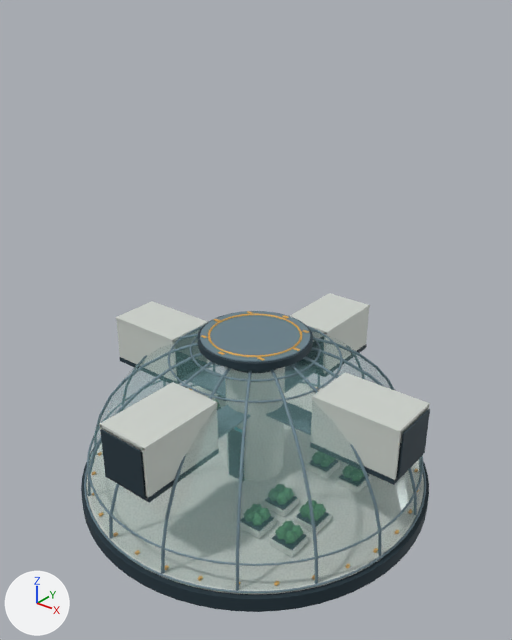
Renders of the glTF model assets/dome-colony/biosphere_d0_lod0.glb from each side of a commit.
The view is the same before and after, from a camera (50 mm lens) standing at (31.0, -38.7, 39.0) and looking at (0.8, -0.8, 15.6). The axes (+X, +Y, +Z) are drawn at lower left. The lights are the same throughout. The older version comes first. Where no turn or scale is listed for an object, it has been applied to the vertices. Vertices at exactly the same position are counted once.

Objects in the first picture: 'BODY', 'PORT_CAP_E', 'PORT_CAP_N'.
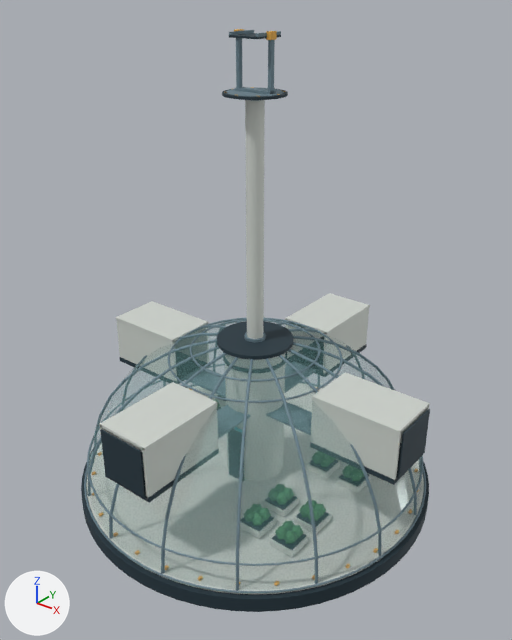
Where the change shows, as pixel boxes (x1, y1, x2, y2) in the pictures (512 x 640 px; the box of a moved part takes in the faces that stretch with it):
'BODY', reshaped (64% taller)
    before: (81, 293, 430, 612)
    after: (81, 87, 430, 612)
'FORK', added (blue)
    after: (234, 29, 277, 94)
'CRADLE', added
    after: (229, 30, 281, 39)
part 1 of me_mesh_0, added (blue)
    after: (217, 321, 293, 360)
part 2 of me_mesh_0, added (blue)
    after: (222, 88, 288, 101)
part 3 of me_mesh_0, deleted
    before: (200, 311, 309, 361)
part 4 of me_mesh_0, moved or reshaped
    before: (197, 311, 313, 371)
    after: (244, 100, 266, 343)

The change in detail:
me_mesh_0 is used by ob_body; location (0.0, 0.0, 0.0).
me_mesh_0 had 5793 vertices, 10600 faces and spanned x -14.6..14.6, y -14.6..14.6, z 0.0..13.9.
me_mesh_0 now has 6055 vertices, 11112 faces and spans x -14.6..14.6, y -14.6..14.6, z 0.0..32.0.
me_mesh_0 part 1: a new loose piece, a 64-sided cylinder along z spanning x -3.0..3.0, y -3.0..3.0, z 13.2..13.5, in mat_colony_palette.
me_mesh_0 part 2: a new loose piece of 388 vertices spanning x -2.2..2.2, y -2.2..2.2, z 31.6..32.0, in mat_colony_palette.
me_mesh_0 part 3: 8 loose pieces with 64 vertices, spanning x -4.2..4.2, y -4.1..4.1, z 13.8, are deleted.
me_mesh_0 part 4: 514 vertices removed from x -4.5..4.5, y -4.5..4.5, z 13.1..13.9; 258 vertices added at x -0.8..0.8, y -0.8..0.8, z 13.4..31.9.
Other edits to the shape of me_mesh_0 do not show in these pictures.
Mesh me_mesh_1_1 is new.
It consists of a box spanning x -1.46..-1.24, y -0.19..0.19, z 0.0..3.6; a box spanning x -1.53..-1.17, y -0.3..0.3, z 3.35..3.85; a box spanning x 1.24..1.46, y -0.19..0.19, z 0.0..3.6; a box spanning x 1.17..1.53, y -0.3..0.3, z 3.35..3.85; a box spanning x -1.46..1.46, y -0.35..0.35, z 0.01..0.19.
It uses material mat_colony_palette.
Mesh me_mesh_0_1 is new.
It consists of a box spanning x -1.2..1.2, y -1.2..1.2, z -0.17..-0.03; a box spanning x -1.2..-1.04, y -1.2..1.2, z -0.07..0.17; a box spanning x 1.04..1.2, y -1.2..1.2, z -0.07..0.17.
It uses material mat_colony_palette.
Object 'FORK' (ob_fork) is new; it shows me_mesh_1_1.
Its location is (0.0, 0.0, 32.0).
Object 'CRADLE' (ob_cradle) is new; it shows me_mesh_0_1.
Its location is (0.0, 0.0, 35.6).
